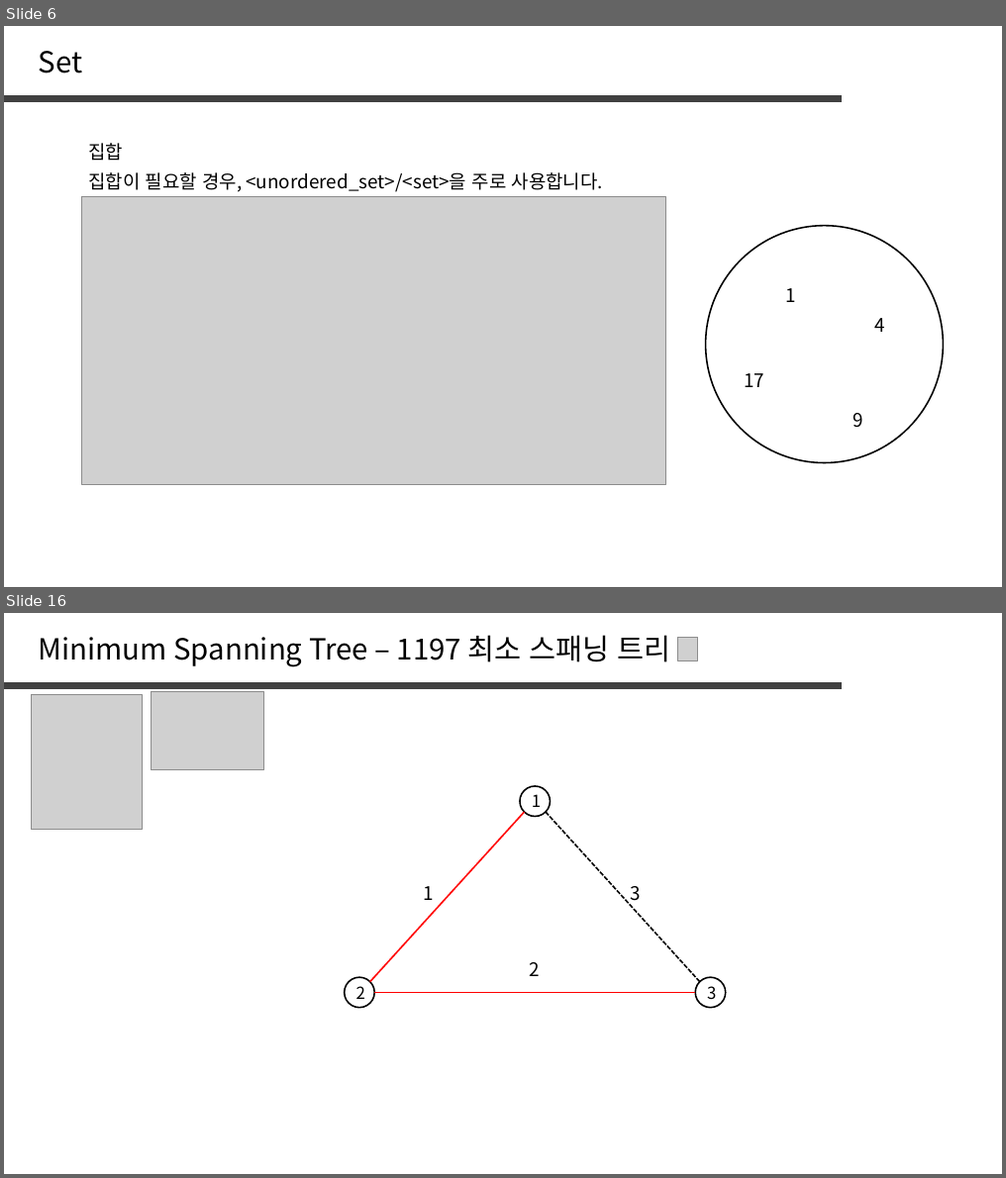
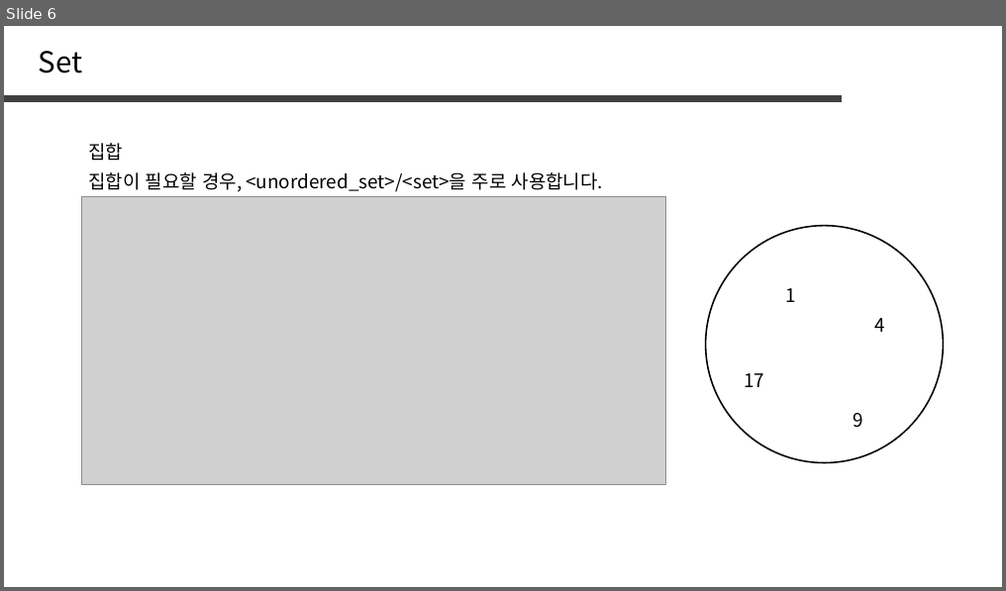
Before and after one commit to jaehoo1/PS-study, a slide deck: study/15_Hash Set, Hash Map.pptx. Shown one above the other, each under a label of ours: slides 6 and 16 before the commit, slide 6 after it; the slides between them are not shown. The pictures are 1006x1178 and 1006x591 pixels, drawn with LibreOffice and Linux fonts; fonts in the diff are those of the drawing; grey boxes stand for pictures. Boxes give left, top, right and bottom in pixels: in the first picture for what was removed or moved away, otherwise in the second. Text is boxed around its words. In the diff, an @@ line names an element or a change of style, - is before the commit and + after.

```diff
--- a/study/15_Hash Set, Hash Map.pptx
+++ b/study/15_Hash Set, Hash Map.pptx
@@ slide 16 removed at (x1=4, y1=613, x2=1002, y2=1174), background #FFFFFF @@
@@ text removed at (x1=39, y1=635, x2=671, y2=667) @@
-Minimum Spanning Tree – 1197 최소 스패닝 트리
@@ picture removed at (x1=678, y1=637, x2=697, y2=661) @@
@@ line removed from (4, 685) to (843, 685) @@
@@ picture removed at (x1=31, y1=694, x2=142, y2=830) @@
@@ picture removed at (x1=151, y1=691, x2=263, y2=770) @@
@@ ellipse removed at (x1=520, y1=786, x2=549, y2=816) @@
-1
@@ line removed from (370, 982) to (525, 812) @@
@@ line removed from (700, 982) to (546, 812) @@
@@ text removed at (x1=424, y1=886, x2=434, y2=900) @@
-1
@@ text removed at (x1=631, y1=886, x2=641, y2=906) @@
-3
@@ text removed at (x1=530, y1=962, x2=540, y2=976) @@
-2
@@ ellipse removed at (x1=345, y1=977, x2=374, y2=1008) @@
-2
@@ line removed from (374, 992) to (696, 992) @@
@@ ellipse removed at (x1=696, y1=977, x2=726, y2=1008) @@
-3
```
Also in this commit, not shown: 1 slide changed, 3 slides added, 12 other slides removed.
